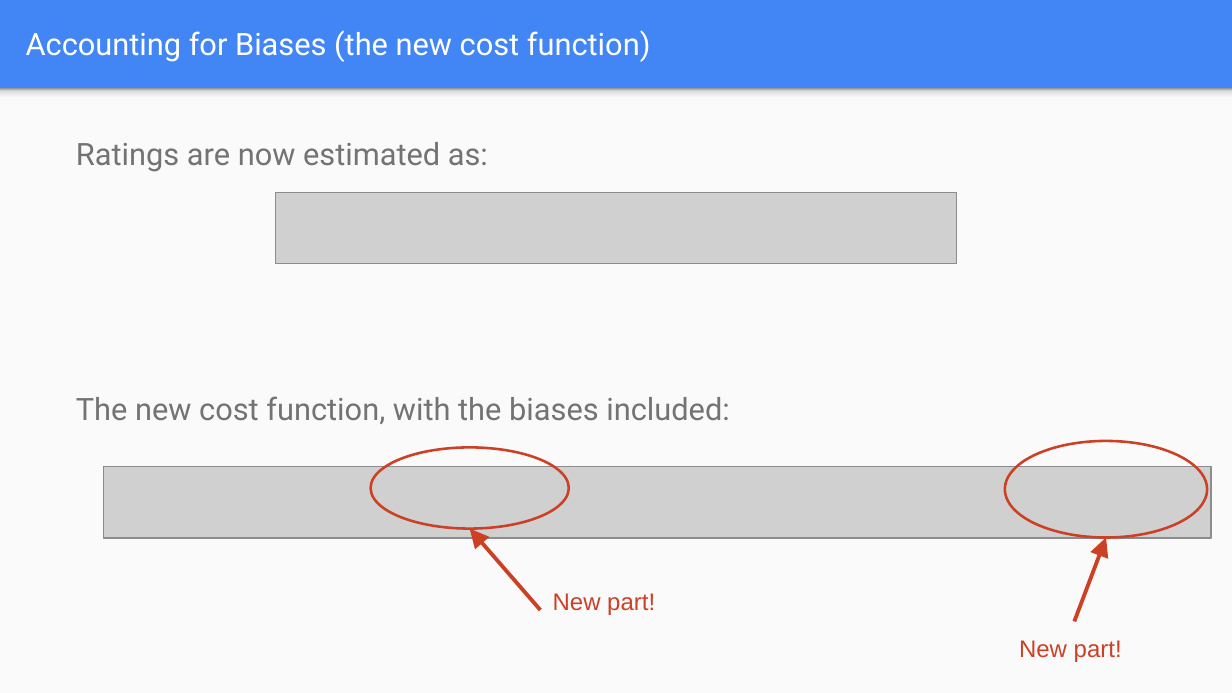
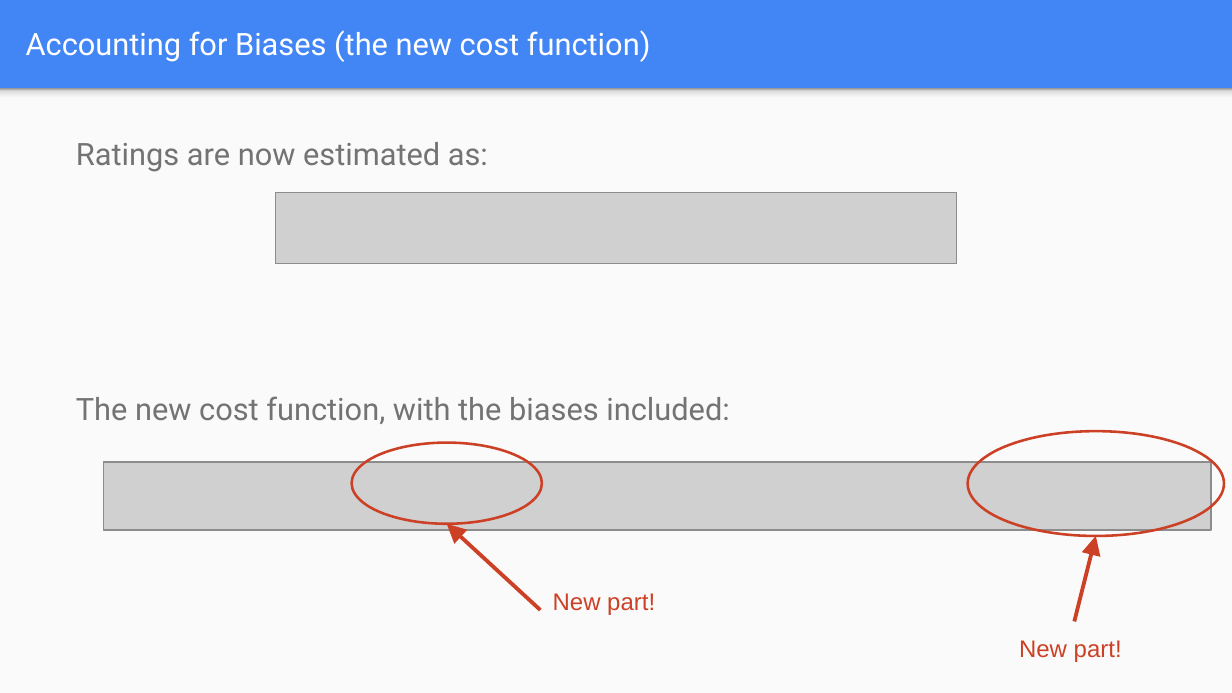
Before and after one commit to wmarshall484/DSI_LECTURES_2, a slide deck: slide 40 of recommendation-systems/ryan_henning/Recommenders.pptx. Drawn at 1232x693 pixels with LibreOffice and Linux fonts; fonts in the diff are those of the drawing; grey boxes stand for pictures. Boxes give left, top, right and bottom in pixels: in the first picture for what was removed or moved away, otherwise in the second. Text is boxed around its words. In the diff, an @@ line names an element or a change of style, - is before the commit and + after.

```diff
--- a/recommendation-systems/ryan_henning/Recommenders.pptx
+++ b/recommendation-systems/ryan_henning/Recommenders.pptx
@@ ellipse: place and size @@
-ellipse at box(371, 447, 569, 529)
+ellipse at box(351, 442, 541, 524)
@@ ellipse: place and size @@
-ellipse at box(1005, 441, 1207, 537)
+ellipse at box(967, 431, 1223, 536)
@@ picture: place and size @@
-picture at box(103, 467, 1211, 538)
+picture at box(103, 462, 1211, 530)
@@ arrow moved from (541, 610) - (469, 529) to (541, 610) - (447, 524) @@
@@ arrow moved from (1074, 621) - (1106, 537) to (1074, 621) - (1095, 536) @@
```
Also in this commit, not shown: 3 other slides changed, 1 other file.
